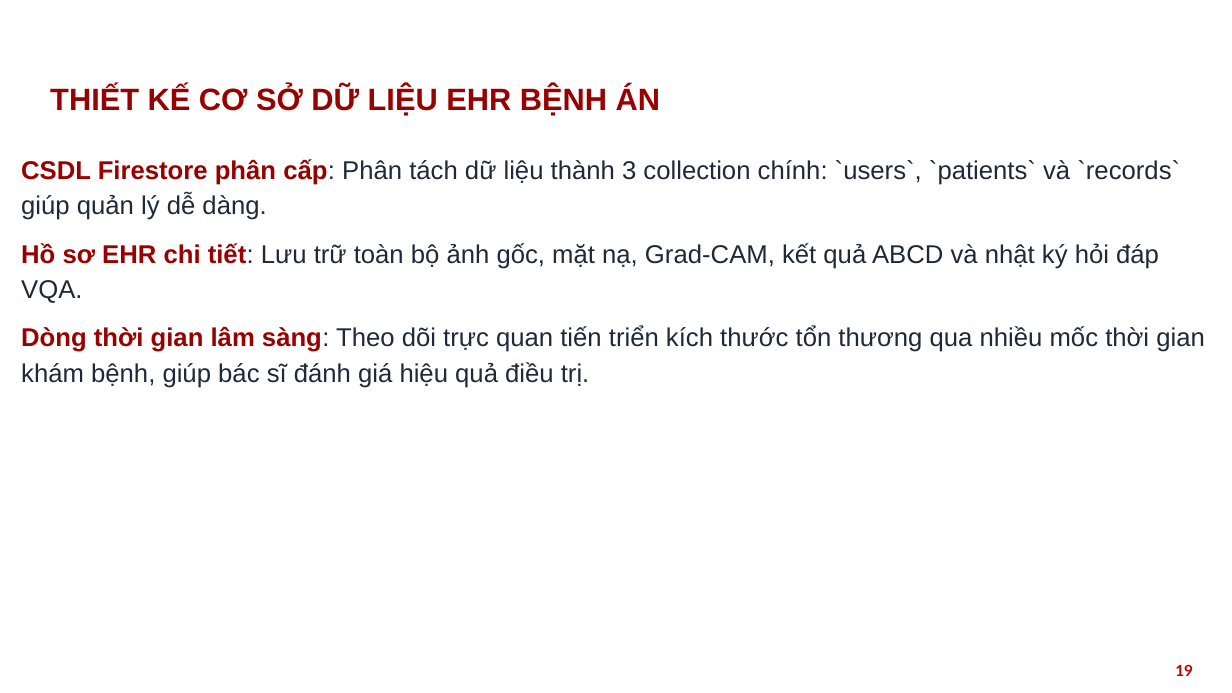
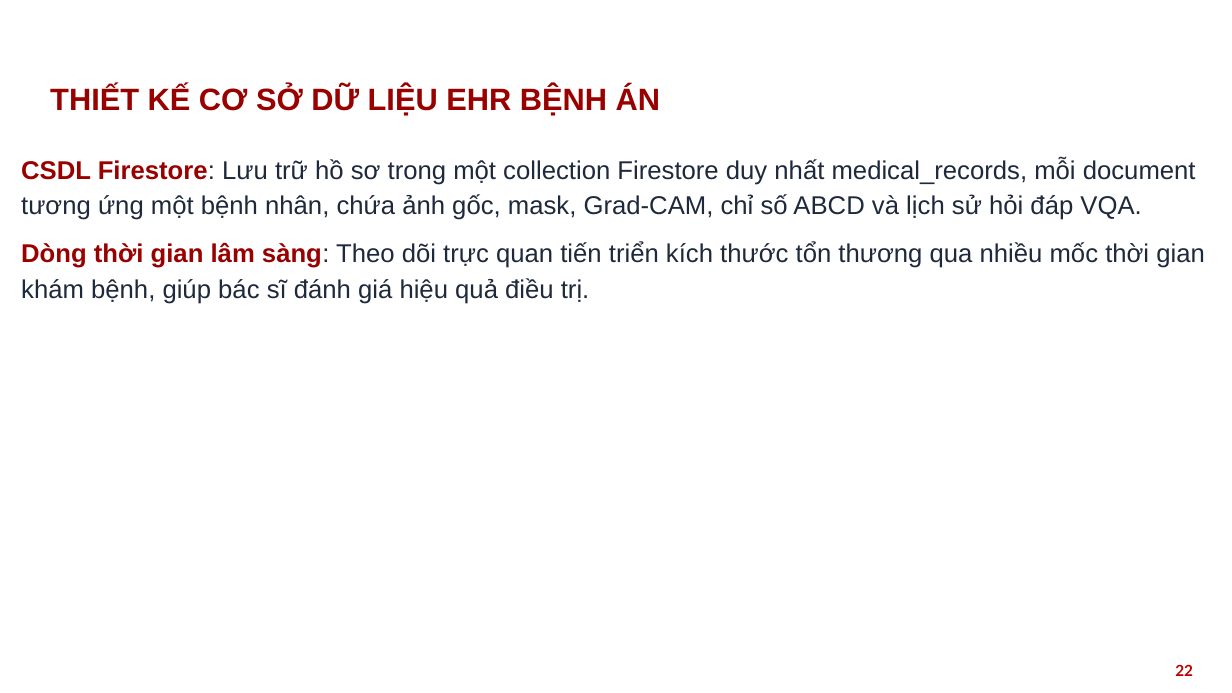
Before and after one commit to nthg0609/doanTN, a slide deck: slide 22 of HUST_PPT_template_2022_RED_16x9_567042.pptx (slide 19 before the commit). Drawn at 1232x693 pixels with LibreOffice and Linux fonts; fonts in the diff are those of the drawing; background and template pictures are left out. Boxes give left, top, right and bottom in pixels: in the first picture for what was removed or moved away, otherwise in the second. Text is boxed around its words. In the diff, an @@ line names an element or a change of style, - is before the commit and + after.

Commit message:
bộ lọc an toàn, ROI

```diff
--- a/HUST_PPT_template_2022_RED_16x9_567042.pptx
+++ b/HUST_PPT_template_2022_RED_16x9_567042.pptx
@@ text at [21,158,1196,220]: text changed @@
-CSDL Firestore phân cấp: Phân tách dữ liệu thành 3 collection chính: `users`, `patients` và `records` giúp quản lý dễ dàng.
-Hồ sơ EHR chi tiết: Lưu trữ toàn bộ ảnh gốc, mặt nạ, Grad-CAM, kết quả ABCD và nhật ký hỏi đáp VQA.
+CSDL Firestore: Lưu trữ hồ sơ trong một collection Firestore duy nhất medical_records, mỗi document tương ứng một bệnh nhân, chứa ảnh gốc, mask, Grad-CAM, chỉ số ABCD và lịch sử hỏi đáp VQA.
@@ page number at [1175,664,1193,676]: text changed @@
-19
+22
```
Also in this commit, not shown: 19 other slides changed, 4 slides added, 50 other files.
